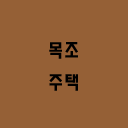
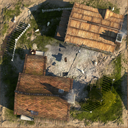
The second 128×128 image is a revision of the first. Changes to its layers:
added layer "레이어 3" in group "목조주택" over [0, 0, 128, 128]
